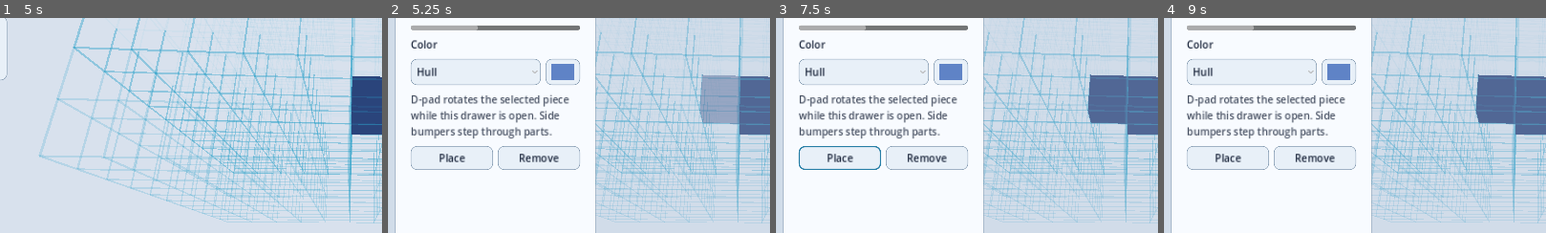
Above: before the commit, frames 1-4 (left to right).
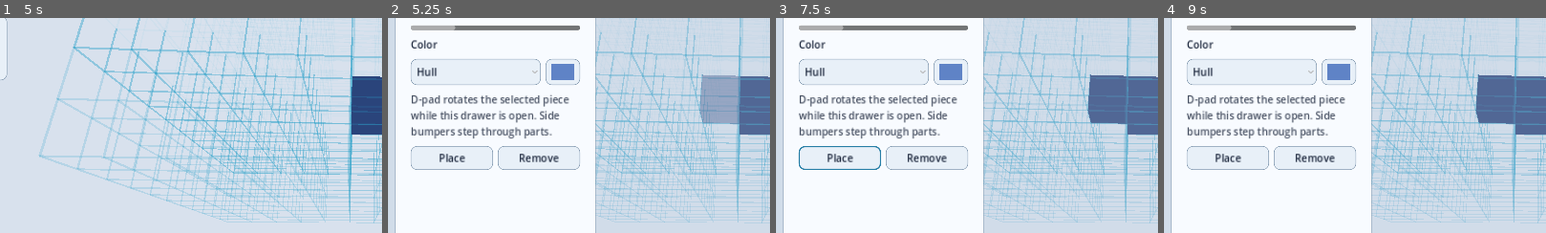
Above: after the commit, the same moments.

Repository: AkitaAttribute/SpaceMinerGame
Game: Godot game, scene res://main.tscn
The game is run twice, just before and just after one commit, with the same random seed, the same clock (stepped at 60 frames per second) and the same inputs.
Inputs (mouse positions are % of the whole screen's width and height, from its top left):
- Up to frame 1 (5 s): click "⚙" at 0.5 s; click "Resume" at 1.25 s; tap Enter at 2, 3.5 s; move the mouse to (72, 45) at 2.02 s; hold D (builder_right) 2.03-2.75 s; hold Q (level_down) 2.03-2.75 s; click (72, 45) at 2.17 s; tap Space (place_part) at 2.75, 4.25 s; drag from (30, 55) to (45, 70) at 2.77 s; move the mouse to (60, 28) at 3.52 s; hold D (builder_right) 3.53-4.25 s; hold . (part_next) 3.53-4.25 s; drag from (45, 70) to (20, 35) at 4.27 s
- Up to frame 2 (5.25 s): tap Enter at 5 s; move the mouse to (80, 65) at 5.02 s; hold A (builder_left) from 5.03 s (still down); hold Tab (parts_toggle) from 5.03 s (still down)
- Up to frame 3 (7.5 s): release A (builder_left) at 5.75 s; release Tab (parts_toggle) at 5.75 s; click (67, 24) at 5.75 s, where only the run after the commit has a clickable "Color Tool"; click (77, 24) at 6.5 s, where only the run after the commit has a clickable "Tier 1 Thruster"; click "Place" at 7.25 s
- Up to frame 4 (9 s): click (89, 24) at 8 s, where only the run after the commit has a clickable "Tier 2 Thruster"; click "Selected Cube" at 8.75 s
The pictures show only the part of the screen within x 0-50%, y 31-81%; the shares and areas given below are measured in that part.

Frame 1 is identical in both runs. In frame 2, 0.1% of the frame differs, in the area x 17-24%, y 3-6%; in frame 3, 0.1%; in frame 4, 0.1%.

Commit message:
Add color tool and tiered functional thrusters

Diff:
--- a/scripts/part_factory.gd
+++ b/scripts/part_factory.gd
@@ -2,6 +2,7 @@
 extends RefCounted
 
 const DEFAULT_PART_COLOR := Color("#5f83c6")
+const THRUST_OPENING_COLOR := Color("#171a20")
 
 const PARTS := [
     {
@@ -40,6 +41,27 @@
         "slots": ["Hull"],
         "defaults": [DEFAULT_PART_COLOR],
     },
+    {
+        "id": "color_tool",
+        "name": "Color Tool",
+        "slots": ["Paint"],
+        "defaults": [DEFAULT_PART_COLOR],
+        "tool": true,
+    },
+    {
+        "id": "thruster_t1",
+        "name": "Tier 1 Thruster",
+        "slots": ["Body", "Thrust Opening"],
+        "defaults": [DEFAULT_PART_COLOR, THRUST_OPENING_COLOR],
+        "functional": true,
+    },
+    {
+        "id": "thruster_t2",
+        "name": "Tier 2 Thruster",
+        "slots": ["Body", "Thrust Opening"],
+        "defaults": [DEFAULT_PART_COLOR, THRUST_OPENING_COLOR],
+        "functional": true,
+    },
 ]
 
 static func part_count() -> int:
@@ -47,6 +69,24 @@
 
 static func get_definition(index: int) -> Dictionary:
     return PARTS[clampi(index, 0, PARTS.size() - 1)]
+
+static func get_part_index_by_id(part_id: String) -> int:
+    for index in range(PARTS.size()):
+        if str(PARTS[index]["id"]) == part_id:
+            return index
+    return -1
+
+static func is_color_tool(index: int) -> bool:
+    return str(get_definition(index)["id"]) == "color_tool"
+
+static func is_placeable(index: int) -> bool:
+    return not bool(get_definition(index).get("tool", false))
+
+static func occupied_offsets(index: int) -> Array[Vector3i]:
+    var result: Array[Vector3i] = [Vector3i.ZERO]
+    if str(get_definition(index)["id"]) == "thruster_t2":
+        result.append(Vector3i(0, 1, 0))
+    return result
 
 static func create_part(index: int, colors: Array[Color], ghost := false) -> Node3D:
     var definition := get_definition(index)
@@ -56,19 +96,25 @@
 
     match str(definition["id"]):
         "cube":
-            _add_box(root, Vector3.ONE, colors[0], ghost)
+            _add_box(root, Vector3.ONE, colors[0], ghost, 0)
         "half_sphere":
-            _add_mesh(root, _hemisphere_mesh(), colors[0], ghost)
+            _add_mesh(root, _hemisphere_mesh(), colors[0], ghost, 0)
         "pyramid":
-            _add_mesh(root, _pyramid_mesh(), colors[0], ghost)
+            _add_mesh(root, _pyramid_mesh(), colors[0], ghost, 0)
         "small_slope":
-            _add_mesh(root, _wedge_mesh(1.0, 0.52), colors[0], ghost)
+            _add_mesh(root, _wedge_mesh(1.0, 0.52), colors[0], ghost, 0)
         "roof":
             _add_roof(root, colors, ghost)
         "large_slope":
-            _add_mesh(root, _wedge_mesh(1.0, 1.0), colors[0], ghost)
+            _add_mesh(root, _wedge_mesh(1.0, 1.0), colors[0], ghost, 0)
+        "thruster_t1":
+            _add_thruster_tier_1(root, colors, ghost)
+        "thruster_t2":
+            _add_thruster_tier_2(root, colors, ghost)
+        "color_tool":
+            pass
         _:
-            _add_box(root, Vector3.ONE, colors[0], ghost)
+            _add_box(root, Vector3.ONE, colors[0], ghost, 0)
 
     return root
 
@@ -86,38 +132,97 @@
         result.append(str(value))
     return result
 
-static func _add_box(root: Node3D, size: Vector3, color: Color, ghost: bool) -> void:
+static func apply_colors(root: Node, colors: Array[Color], ghost := false) -> void:
+    if root is MeshInstance3D:
+        var instance := root as MeshInstance3D
+        if instance.has_meta("color_slot"):
+            var slot := int(instance.get_meta("color_slot"))
+            if slot >= 0 and slot < colors.size():
+                instance.material_override = _material(colors[slot], ghost)
+    for child in root.get_children():
+        apply_colors(child, colors, ghost)
+
+static func _add_box(
+    root: Node3D,
+    size: Vector3,
+    color: Color,
+    ghost: bool,
+    color_slot: int
+) -> void:
     var mesh := BoxMesh.new()
     mesh.size = size
+    _add_mesh(root, mesh, color, ghost, color_slot)
+
+static func _add_mesh(
+    root: Node3D,
+    mesh: Mesh,
+    color: Color,
+    ghost: bool,
+    color_slot: int,
+    position_value := Vector3.ZERO,
+    rotation_degrees_value := Vector3.ZERO
+) -> MeshInstance3D:
     var instance := MeshInstance3D.new()
     instance.mesh = mesh
+    instance.position = position_value
+    instance.rotation_degrees = rotation_degrees_value
     instance.material_override = _material(color, ghost)
+    instance.cast_shadow = GeometryInstance3D.SHADOW_CASTING_SETTING_OFF
+    instance.set_meta("color_slot", color_slot)
     root.add_child(instance)
-
-static func _add_mesh(root: Node3D, mesh: Mesh, color: Color, ghost: bool) -> void:
-    var instance := MeshInstance3D.new()
-    instance.mesh = mesh
-    instance.material_override = _material(color, ghost)
-    root.add_child(instance)
+    return instance
 
 static func _add_roof(root: Node3D, colors: Array[Color], ghost: bool) -> void:
     var left_mesh := BoxMesh.new()
     left_mesh.size = Vector3(0.68, 0.12, 0.96)
-    var left := MeshInstance3D.new()
-    left.mesh = left_mesh
-    left.position = Vector3(-0.24, 0.18, 0.0)
-    left.rotation_degrees.z = -45.0
-    left.material_override = _material(colors[0], ghost)
-    root.add_child(left)
+    _add_mesh(
+        root,
+        left_mesh,
+        colors[0],
+        ghost,
+        0,
+        Vector3(-0.24, 0.18, 0.0),
+        Vector3(0.0, 0.0, -45.0)
+    )
 
     var right_mesh := BoxMesh.new()
     right_mesh.size = Vector3(0.68, 0.12, 0.96)
-    var right := MeshInstance3D.new()
-    right.mesh = right_mesh
-    right.position = Vector3(0.24, 0.18, 0.0)
-    right.rotation_degrees.z = 45.0
-    right.material_override = _material(colors[1] if colors.size() > 1 else colors[0], ghost)
-    root.add_child(right)
+    _add_mesh(
+        root,
+        right_mesh,
+        colors[1] if colors.size() > 1 else colors[0],
+        ghost,
+        1,
+        Vector3(0.24, 0.18, 0.0),
+        Vector3(0.0, 0.0, 45.0)
+    )
+
+static func _add_thruster_tier_1(root: Node3D, colors: Array[Color], ghost: bool) -> void:
+    # Half-cell truncated nozzle. The broad end is open and the dark inset is
+    # recessed so it reads as a thrust opening rather than a painted disk.
+    var shell := _hollow_frustum_mesh(0.0, 0.48, 0.22, 0.46, 0.145, 0.365)
+    _add_mesh(root, shell, colors[0], ghost, 0)
+
+    var opening := _inward_tube_mesh(0.10, 0.44, 0.18)
+    _add_mesh(root, opening, colors[1], ghost, 1)
+
+static func _add_thruster_tier_2(root: Node3D, colors: Array[Color], ghost: bool) -> void:
+    # Cell one is a compact <=> fuel body.
+    var fuel_profile := PackedVector2Array([
+        Vector2(-0.46, 0.22),
+        Vector2(-0.26, 0.40),
+        Vector2(0.26, 0.40),
+        Vector2(0.46, 0.22),
+    ])
+    _add_mesh(root, _profiled_solid_mesh(fuel_profile), colors[0], ghost, 0)
+
+    # Cell two is a full-cell truncated nozzle, giving the complete part a
+    # two-cell footprint along local +Z.
+    var shell := _hollow_frustum_mesh(0.50, 1.48, 0.22, 0.46, 0.145, 0.365)
+    _add_mesh(root, shell, colors[0], ghost, 0)
+
+    var opening := _inward_tube_mesh(0.72, 1.43, 0.19)
+    _add_mesh(root, opening, colors[1], ghost, 1)
 
 static func _material(color: Color, ghost: bool) -> StandardMaterial3D:
     var material := StandardMaterial3D.new()
@@ -126,8 +231,6 @@
         final_color.a = 0.46
         material.transparency = BaseMaterial3D.TRANSPARENCY_ALPHA
     material.albedo_color = final_color
-    # Builder pieces are intentionally matte. This avoids the bright specular
-    # response that made slopes and pyramids read as though they were emissive.
     material.metallic = 0.0
     material.roughness = 0.82
     return material
@@ -185,9 +288,6 @@
             var p01 := _hemisphere_point(theta0, phi1, radius, plane_y)
             var p10 := _hemisphere_point(theta1, phi0, radius, plane_y)
             var p11 := _hemisphere_point(theta1, phi1, radius, plane_y)
-            # The curved shell previously used the opposite winding from the
-            # rest of the custom parts, so Godot treated the outside as a back
-            # face and the hemisphere looked hollow from common camera angles.
             vertices.append_array(PackedVector3Array([p00, p11, p10, p00, p01, p11]))
 
     var center := Vector3(0.0, plane_y, 0.0)
@@ -208,6 +308,94 @@
         sin(phi) * ring_radius
     )
 
+static func _profiled_solid_mesh(profile: PackedVector2Array, segments := 24) -> ArrayMesh:
+    var vertices := PackedVector3Array()
+    if profile.size() < 2:
+        return _mesh_from_triangles(vertices)
+
+    for profile_index in range(profile.size() - 1):
+        var z0 := profile[profile_index].x
+        var r0 := profile[profile_index].y
+        var z1 := profile[profile_index + 1].x
+        var r1 := profile[profile_index + 1].y
+        for segment in range(segments):
+            var phi0 := TAU * float(segment) / float(segments)
+            var phi1 := TAU * float(segment + 1) / float(segments)
+            var a0 := Vector3(cos(phi0) * r0, sin(phi0) * r0, z0)
+            var a1 := Vector3(cos(phi1) * r0, sin(phi1) * r0, z0)
+            var b0 := Vector3(cos(phi0) * r1, sin(phi0) * r1, z1)
+            var b1 := Vector3(cos(phi1) * r1, sin(phi1) * r1, z1)
+            vertices.append_array(PackedVector3Array([a0, a1, b1, a0, b1, b0]))
+
+    var first := profile[0]
+    var last := profile[profile.size() - 1]
+    var start_center := Vector3(0.0, 0.0, first.x)
+    var end_center := Vector3(0.0, 0.0, last.x)
+    for segment in range(segments):
+        var phi0 := TAU * float(segment) / float(segments)
+        var phi1 := TAU * float(segment + 1) / float(segments)
+        var start0 := Vector3(cos(phi0) * first.y, sin(phi0) * first.y, first.x)
+        var start1 := Vector3(cos(phi1) * first.y, sin(phi1) * first.y, first.x)
+        vertices.append_array(PackedVector3Array([start_center, start1, start0]))
+
+        var end0 := Vector3(cos(phi0) * last.y, sin(phi0) * last.y, last.x)
+        var end1 := Vector3(cos(phi1) * last.y, sin(phi1) * last.y, last.x)
+        vertices.append_array(PackedVector3Array([end_center, end0, end1]))
+
+    return _mesh_from_triangles(vertices)
+
+static func _hollow_frustum_mesh(
+    z0: float,
+    z1: float,
+    outer0: float,
+    outer1: float,
+    inner0: float,
+    inner1: float,
+    segments := 24
+) -> ArrayMesh:
+    var vertices := PackedVector3Array()
+
+    for segment in range(segments):
+        var phi0 := TAU * float(segment) / float(segments)
+        var phi1 := TAU * float(segment + 1) / float(segments)
+
+        var o00 := Vector3(cos(phi0) * outer0, sin(phi0) * outer0, z0)
+        var o01 := Vector3(cos(phi1) * outer0, sin(phi1) * outer0, z0)
+        var o10 := Vector3(cos(phi0) * outer1, sin(phi0) * outer1, z1)
+        var o11 := Vector3(cos(phi1) * outer1, sin(phi1) * outer1, z1)
+        vertices.append_array(PackedVector3Array([o00, o01, o11, o00, o11, o10]))
+
+        var i00 := Vector3(cos(phi0) * inner0, sin(phi0) * inner0, z0)
+        var i01 := Vector3(cos(phi1) * inner0, sin(phi1) * inner0, z0)
+        var i10 := Vector3(cos(phi0) * inner1, sin(phi0) * inner1, z1)
+        var i11 := Vector3(cos(phi1) * inner1, sin(phi1) * inner1, z1)
+        vertices.append_array(PackedVector3Array([i00, i11, i01, i00, i10, i11]))
+
+        # Annular small and large faces keep the shell visibly thick rather than
+        # reading as a zero-thickness cone.
+        vertices.append_array(PackedVector3Array([o00, i01, o01, o00, i00, i01]))
+        vertices.append_array(PackedVector3Array([o10, o11, i11, o10, i11, i10]))
+
+    return _mesh_from_triangles(vertices)
+
+static func _inward_tube_mesh(z0: float, z1: float, radius: float, segments := 24) -> ArrayMesh:
+    var vertices := PackedVector3Array()
+    for segment in range(segments):
+        var phi0 := TAU * float(segment) / float(segments)
+        var phi1 := TAU * float(segment + 1) / float(segments)
+        var a0 := Vector3(cos(phi0) * radius, sin(phi0) * radius, z0)
+        var a1 := Vector3(cos(phi1) * radius, sin(phi1) * radius, z0)
+        var b0 := Vector3(cos(phi0) * radius, sin(phi0) * radius, z1)
+        var b1 := Vector3(cos(phi1) * radius, sin(phi1) * radius, z1)
+
+        # Reversed winding makes the inside wall visible from the open end.
+        vertices.append_array(PackedVector3Array([a0, b1, a1, a0, b0, b1]))
+
+        # Only the deep end is capped. The broad end stays open.
+        vertices.append_array(PackedVector3Array([Vector3(0.0, 0.0, z0), a0, a1]))
+
+    return _mesh_from_triangles(vertices)
+
 static func _mesh_from_triangles(vertices: PackedVector3Array) -> ArrayMesh:
     var surface := SurfaceTool.new()
     surface.begin(Mesh.PRIMITIVE_TRIANGLES)
